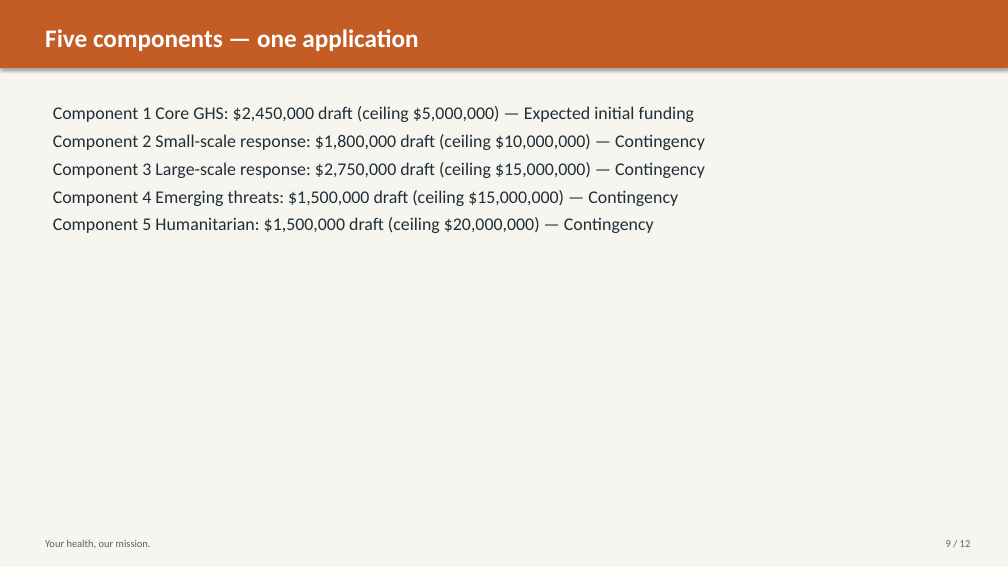
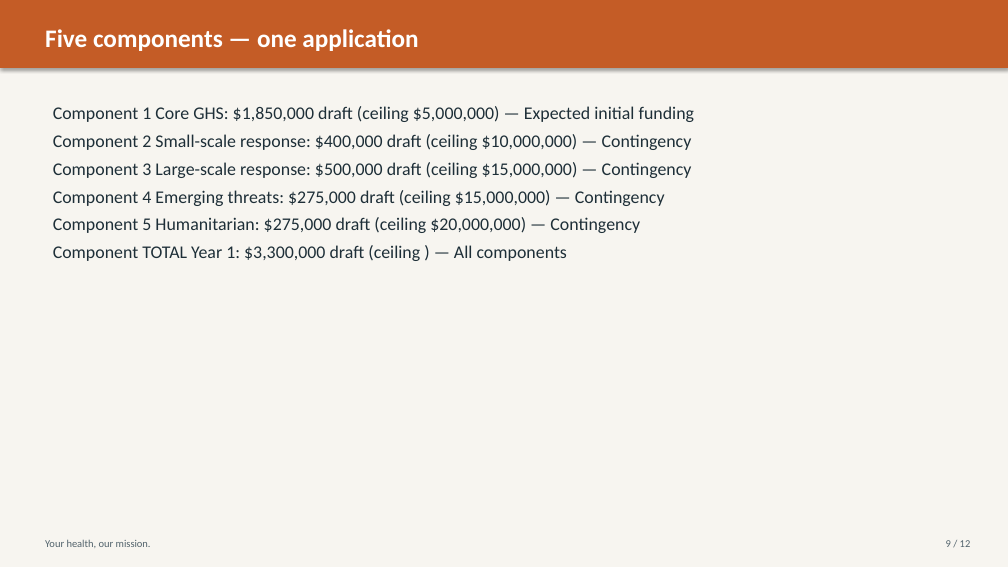
Before and after one commit to WASSWA2624/fairbanks, a slide deck: slide 9 of applications/cdc-uganda-ghs/documents/cdc-uganda-ghs_ppt.pptx. Drawn at 1008x567 pixels with LibreOffice and Linux fonts; fonts in the diff are those of the drawing. Boxes give left, top, right and bottom in pixels: in the first picture for what was removed or moved away, otherwise in the second. Text is boxed around its words. In the diff, an @@ line names an element or a change of style, - is before the commit and + after.

Commit message:
Update budget figures and application documents for CDC-RFA-JG-26-0054. Revised Year 1 federal ask to $3,300,000, with detailed adjustments across all components, including a reduction in funding for Core GHS and contingency components. Enhanced clarity in budget narratives and application forms to ensure compliance with Grants.gov requirements.

```diff
--- a/applications/cdc-uganda-ghs/documents/cdc-uganda-ghs_ppt.pptx
+++ b/applications/cdc-uganda-ghs/documents/cdc-uganda-ghs_ppt.pptx
@@ text at (53,106,694,261): text changed @@
-Component 1 Core GHS: $2,450,000 draft (ceiling $5,000,000) — Expected initial funding
-Component 2 Small-scale response: $1,800,000 draft (ceiling $10,000,000) — Contingency
-Component 3 Large-scale response: $2,750,000 draft (ceiling $15,000,000) — Contingency
-Component 4 Emerging threats: $1,500,000 draft (ceiling $15,000,000) — Contingency
-Component 5 Humanitarian: $1,500,000 draft (ceiling $20,000,000) — Contingency
+Component 1 Core GHS: $1,850,000 draft (ceiling $5,000,000) — Expected initial funding
+Component 2 Small-scale response: $400,000 draft (ceiling $10,000,000) — Contingency
+Component 3 Large-scale response: $500,000 draft (ceiling $15,000,000) — Contingency
+Component 4 Emerging threats: $275,000 draft (ceiling $15,000,000) — Contingency
+Component 5 Humanitarian: $275,000 draft (ceiling $20,000,000) — Contingency
+Component TOTAL Year 1: $3,300,000 draft (ceiling ) — All components
```
Also in this commit, not shown: 3 other slides changed, 16 other files.
